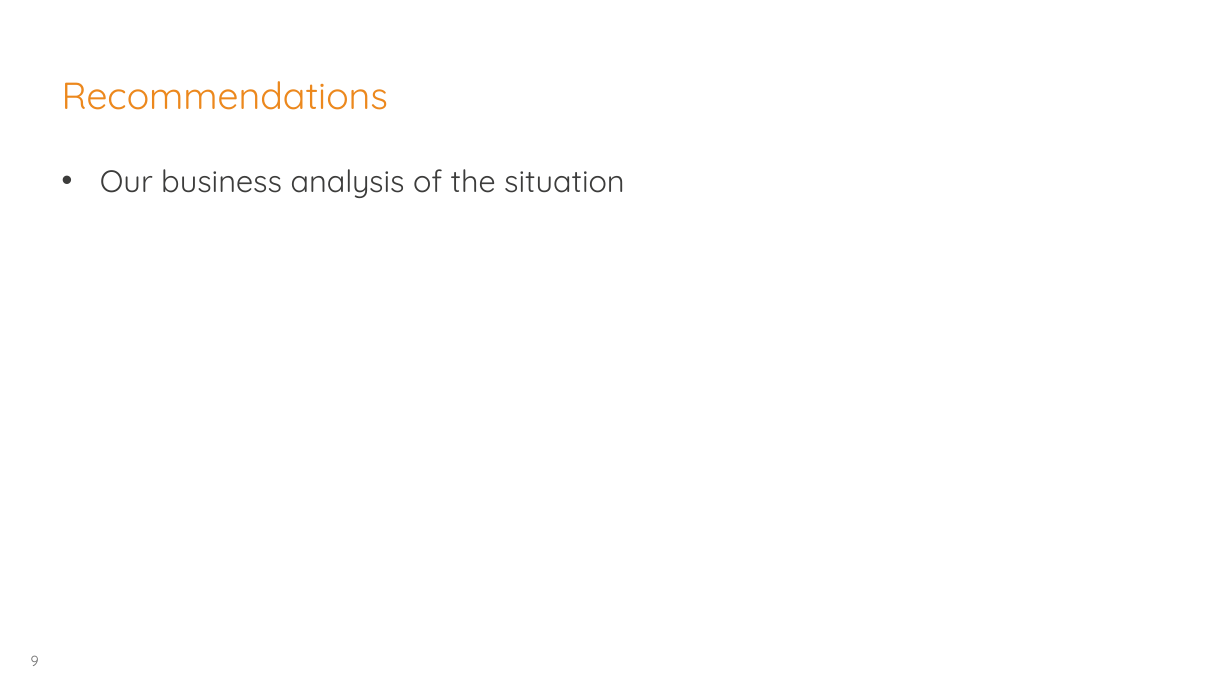
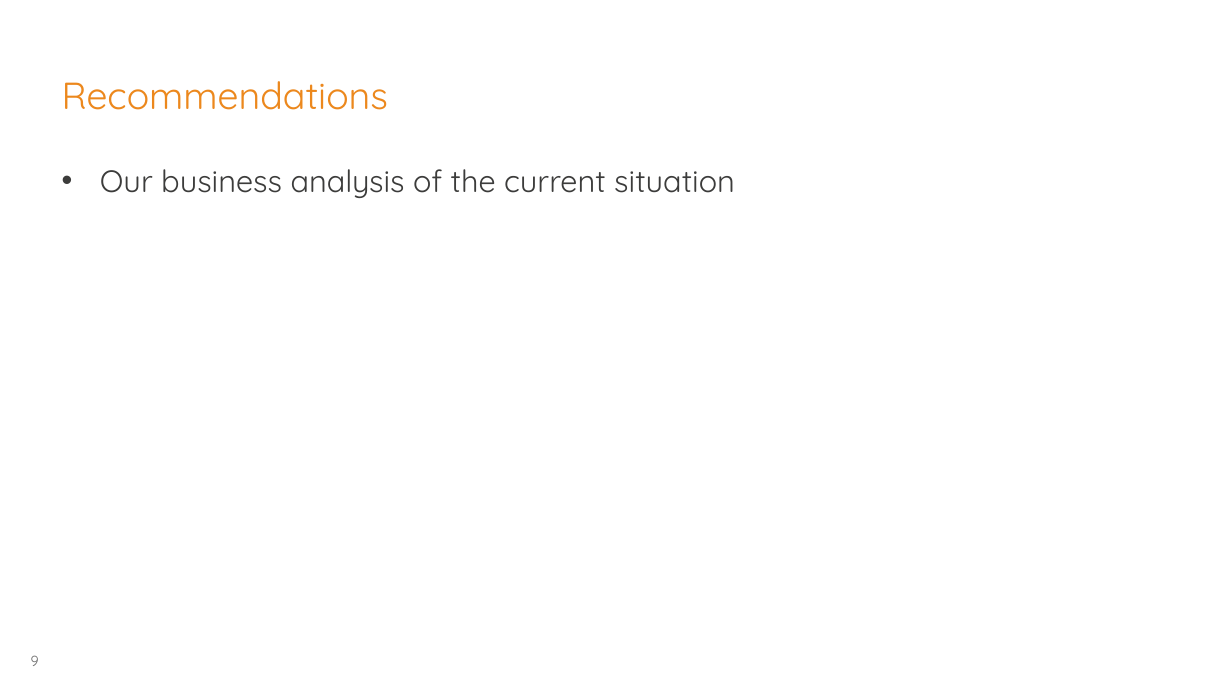
Before and after one commit to georgios-tsolakis-td/Bootcamp_Mar17_London, a slide deck: slide 9 of TeamMamoot/Skynet-Adsb-Market-DataAnalysis.pptx. Drawn at 1232x693 pixels with LibreOffice and Linux fonts; fonts in the diff are those of the drawing; background and template pictures are left out. Boxes give left, top, right and bottom in pixels: in the first picture for what was removed or moved away, otherwise in the second. Text is boxed around its words. In the diff, an @@ line names an element or a change of style, - is before the commit and + after.

```diff
--- a/TeamMamoot/Skynet-Adsb-Market-DataAnalysis.pptx
+++ b/TeamMamoot/Skynet-Adsb-Market-DataAnalysis.pptx
@@ text at bbox=[100, 169, 735, 198]: text changed @@
-• Our business analysis of the situation
+• Our business analysis of the current situation
```
Also in this commit, not shown: 4 other slides changed, 1 slide added, 1 slide removed.
